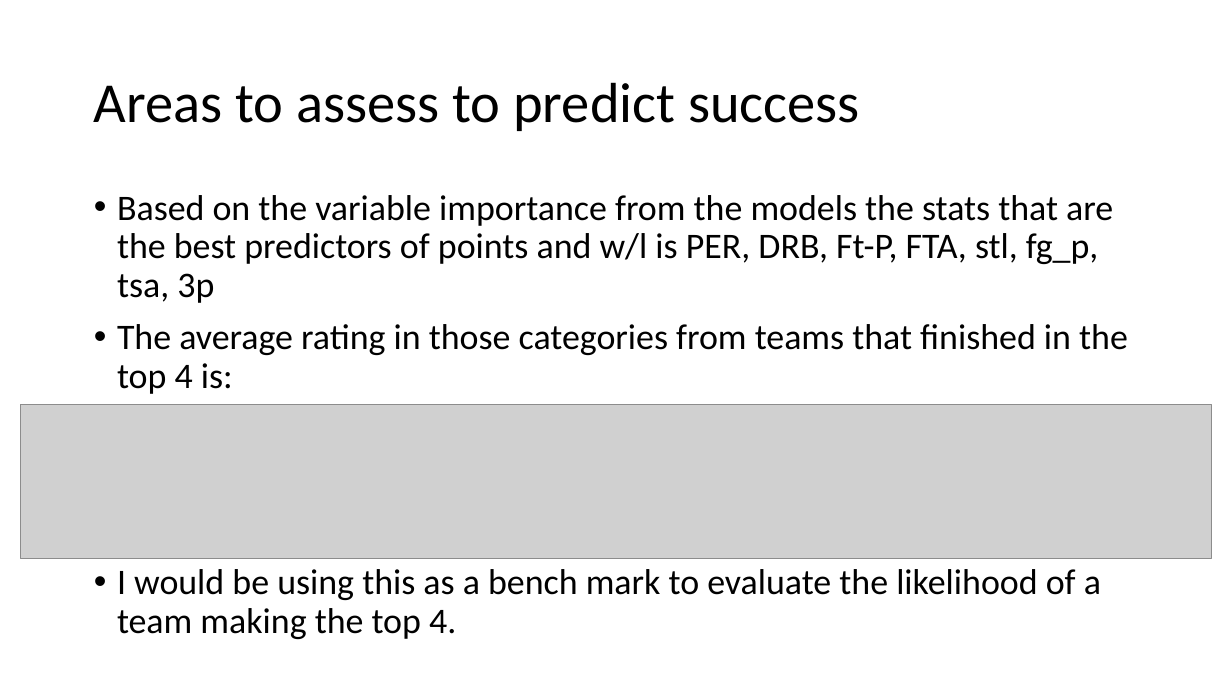
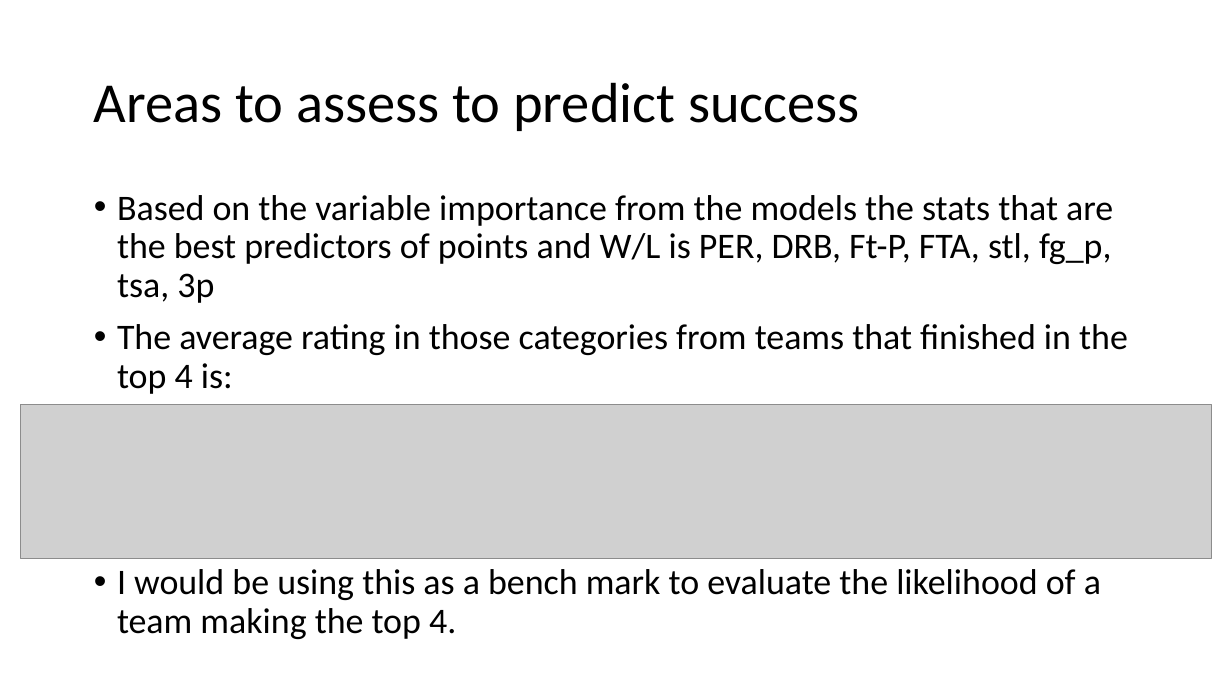
Before and after one commit to RobertRiddell/Olympic-Basketball, a slide deck: slide 12 of docs/Olympic Basketball.pptx. Drawn at 1232x693 pixels with LibreOffice and Linux fonts; fonts in the diff are those of the drawing; grey boxes stand for pictures. Boxes give left, top, right and bottom in pixels: in the first picture for what was removed or moved away, otherwise in the second. Text is boxed around its words. In the diff, an @@ line names an element or a change of style, - is before the commit and + after.

```diff
--- a/docs/Olympic Basketball.pptx
+++ b/docs/Olympic Basketball.pptx
@@ text at (117,195,1113,303): text changed @@
-• Based on the variable importance from the models the stats that are the best predictors of points and w/l is PER, DRB, Ft-P, FTA, stl, fg_p, tsa, 3p
+• Based on the variable importance from the models the stats that are the best predictors of points and W/L is PER, DRB, Ft-P, FTA, stl, fg_p, tsa, 3p
```
Also in this commit, not shown: 6 other slides changed, 2 slides added, 1 slide removed, 4 other files.
